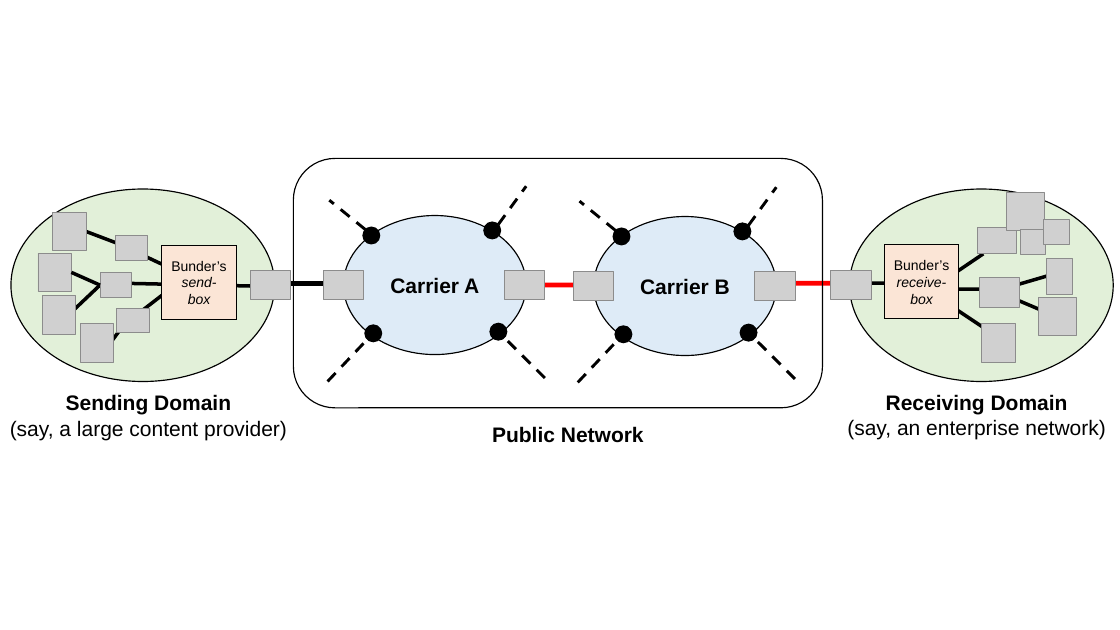
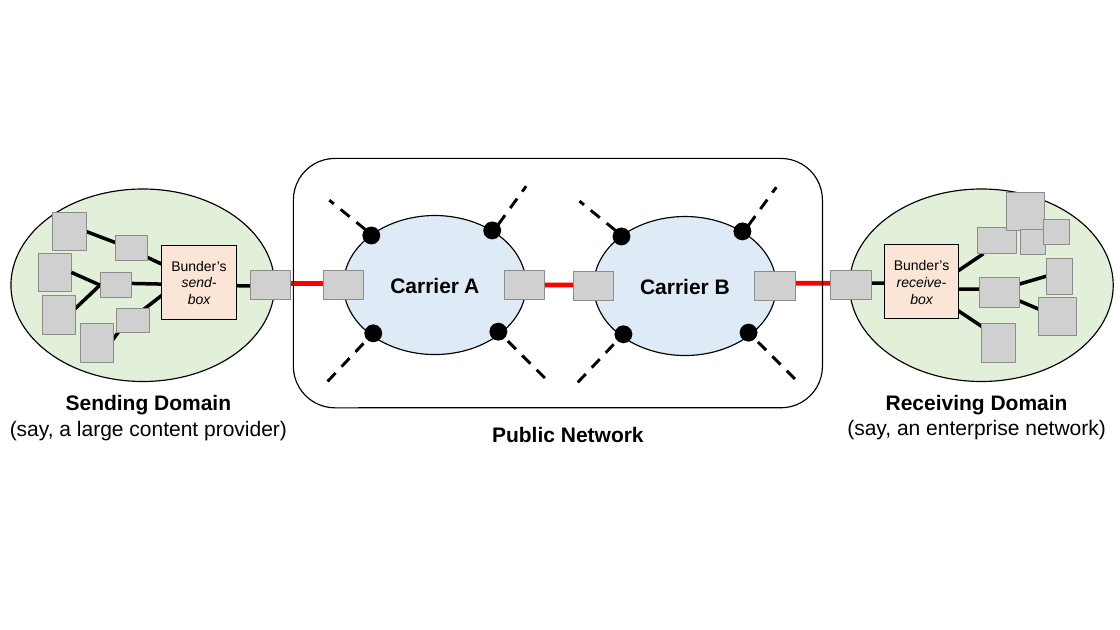
Before and after one commit to akshayknarayan/bundler-paper, a slide deck: slide 1 of img/deployment-arch.pptx. Drawn at 1120x630 pixels with LibreOffice and Linux fonts; fonts in the diff are those of the drawing; grey boxes stand for pictures. Boxes give left, top, right and bottom in pixels: in the first picture for what was removed or moved away, otherwise in the second. Text is boxed around its words. In the diff, an @@ line names an element or a change of style, - is before the commit and + after.

```diff
--- a/img/deployment-arch.pptx
+++ b/img/deployment-arch.pptx
@@ line (287, 283) - (339, 284): stroke #000000 4 pt to #FF0000 4 pt @@
```
Also in this commit, not shown: 11 other files.
